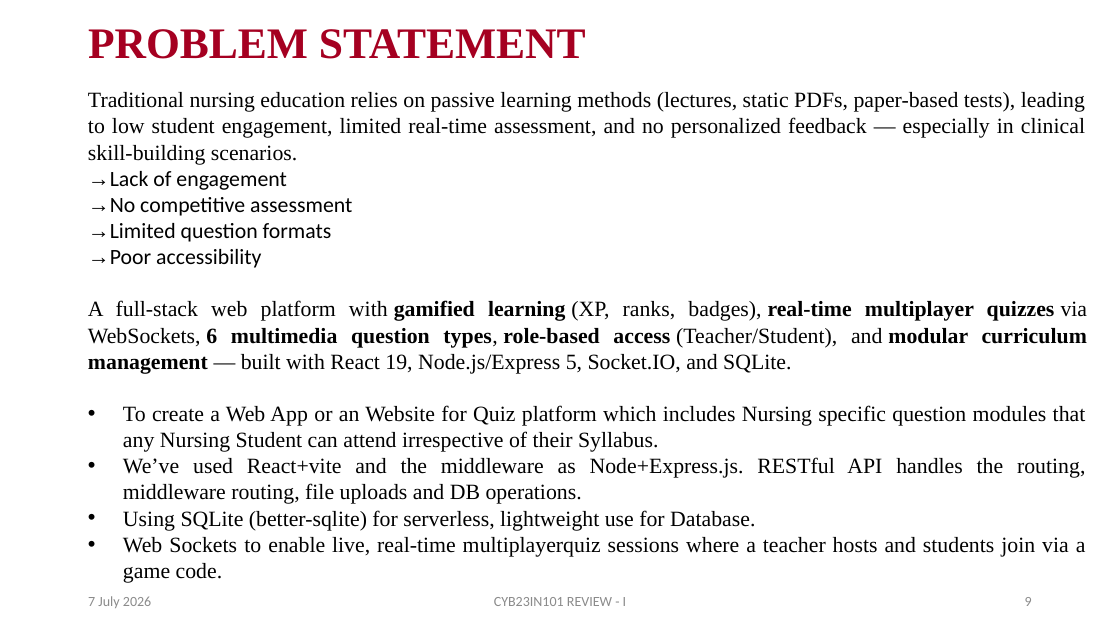
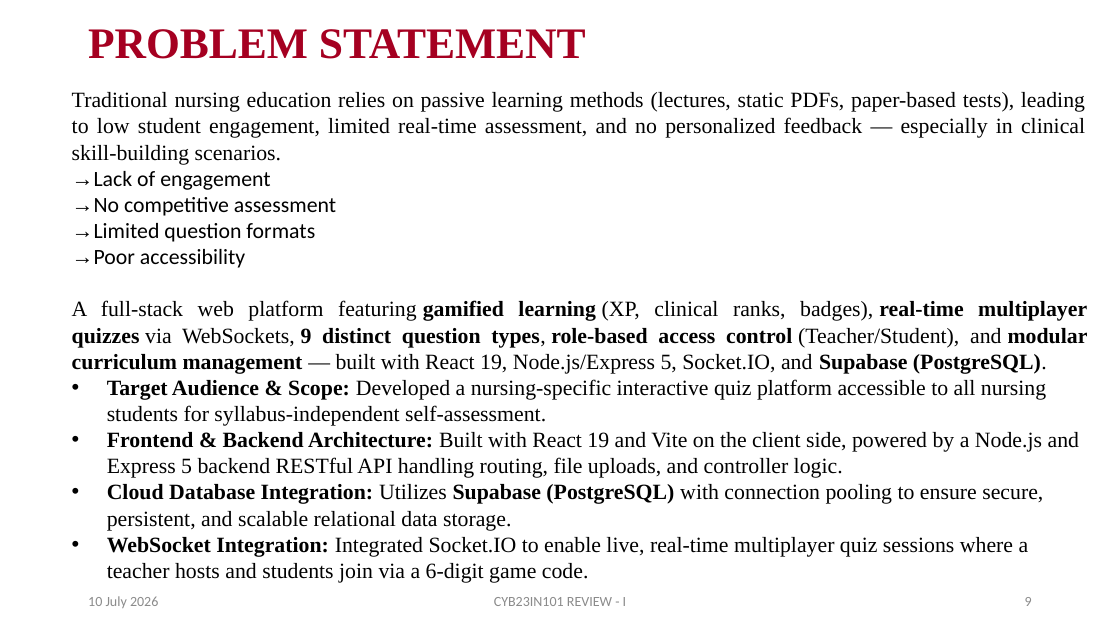
Before and after one commit to Swaminathan8237/NurseQuest, a slide deck: slide 9 of docs/SECOND_REVIEW_FILLED.pptx. Drawn at 1120x630 pixels with LibreOffice and Linux fonts; fonts in the diff are those of the drawing. Boxes give left, top, right and bottom in pixels: in the first picture for what was removed or moved away, otherwise in the second. Text is boxed around its words. In the diff, an @@ line names an element or a change of style, - is before the commit and + after.

Commit message:
feat: implement authentication routes with Supabase integration and local development bypass support.

```diff
--- a/docs/SECOND_REVIEW_FILLED.pptx
+++ b/docs/SECOND_REVIEW_FILLED.pptx
@@ text "Traditional nursing education relies on ...": place and size @@
-text "Traditional nursing education relies on ..." at (88, 92, 1088, 583)
+text "Traditional nursing education relies on ..." at (72, 92, 1088, 583)
@@ text at (72, 300, 1088, 583): text changed @@
-A full-stack web platform with gamified learning (XP, ranks, badges), real-time multiplayer quizzes via WebSockets, 6 multimedia question types, role-based access (Teacher/Student), and modular curriculum management — built with React 19, Node.js/Express 5, Socket.IO, and SQLite.
-• To create a Web App or an Website for Quiz platform which includes Nursing specific question modules that any Nursing Student can attend irrespective of their Syllabus.
-• We’ve used React+vite and the middleware as Node+Express.js. RESTful API handles the routing, middleware routing, file uploads and DB operations.
-• Using SQLite (better-sqlite) for serverless, lightweight use for Database.
-• Web Sockets to enable live, real-time multiplayerquiz sessions where a teacher hosts and students join via a game code.
+A full-stack web platform featuring gamified learning (XP, clinical ranks, badges), real-time multiplayer quizzes via WebSockets, 9 distinct question types, role-based access control (Teacher/Student), and modular curriculum management — built with React 19, Node.js/Express 5, Socket.IO, and Supabase (PostgreSQL).
+• Target Audience & Scope: Developed a nursing-specific interactive quiz platform accessible to all nursing students for syllabus-independent self-assessment.
+• Frontend & Backend Architecture: Built with React 19 and Vite on the client side, powered by a Node.js and Express 5 backend RESTful API handling routing, file uploads, and controller logic.
+• Cloud Database Integration: Utilizes Supabase (PostgreSQL) with connection pooling to ensure secure, persistent, and scalable relational data storage.
+• WebSocket Integration: Integrated Socket.IO to enable live, real-time multiplayer quiz sessions where a teacher hosts and students join via a 6-digit game code.
@@ text at (88, 596, 158, 608): text changed @@
-7 July 2026
+10 July 2026
```
Also in this commit, not shown: 17 other slides changed, 6 other files.
